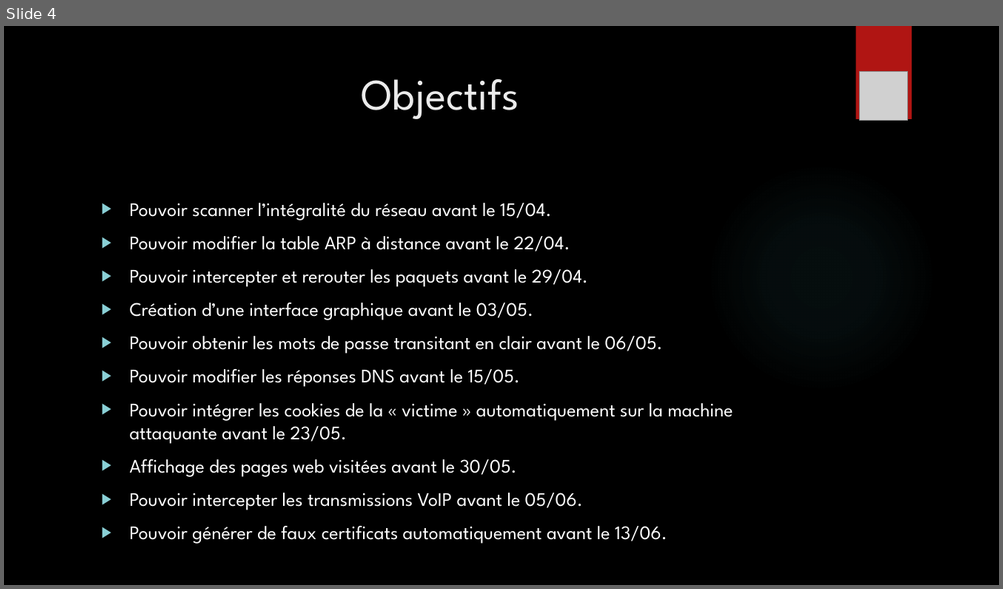
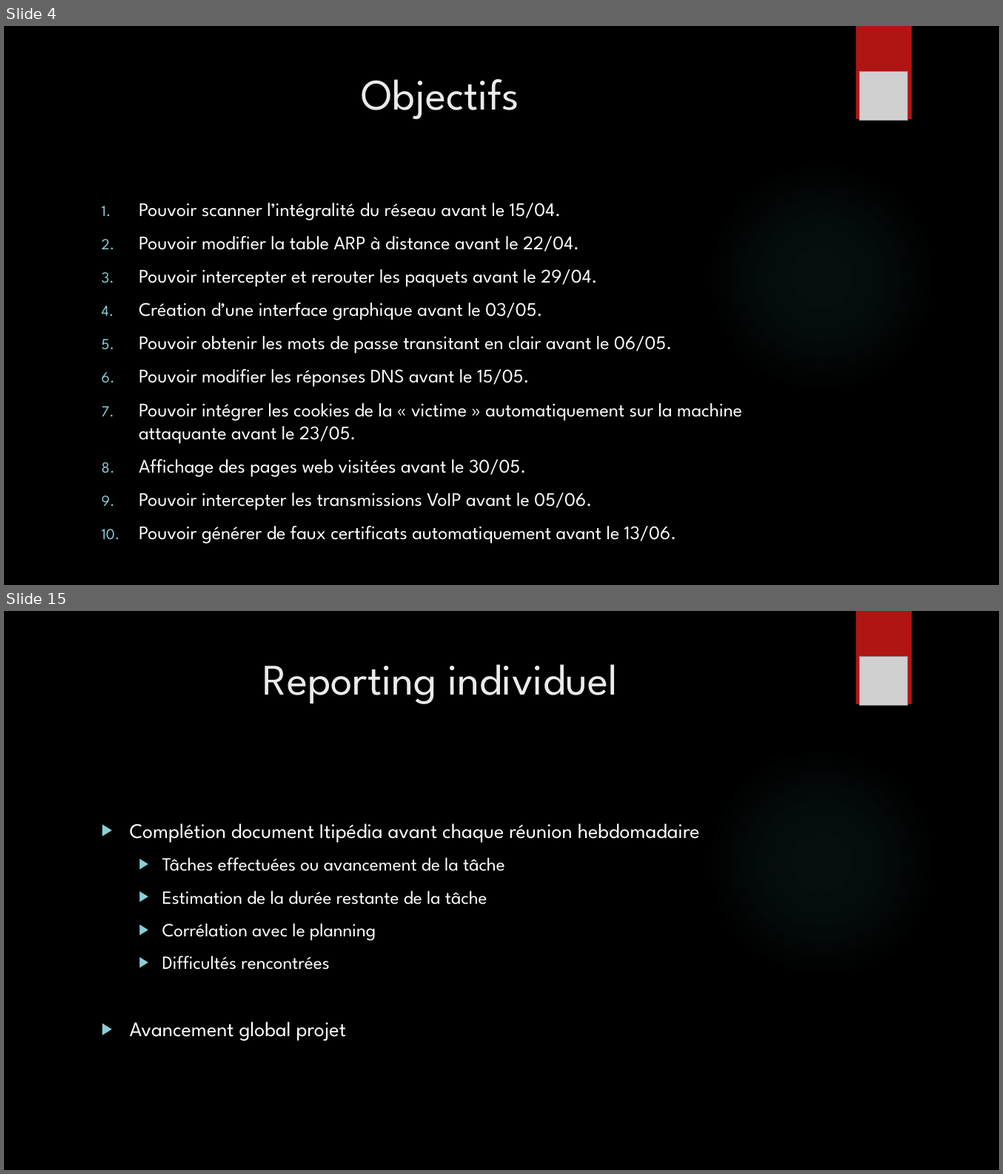
Before and after one commit to Inpeel/SITM, a slide deck: Avant-Projet/Stalker In The Middle.pptx. Shown one above the other, each under a label of ours: slide 4 before the commit, slides 4 and 15 after it; the slides between them are not shown. The pictures are 1003x589 and 1003x1174 pixels, drawn with LibreOffice and Linux fonts; fonts in the diff are those of the drawing; grey boxes stand for pictures; background and template pictures are left out. Boxes give left, top, right and bottom in pixels: in the first picture for what was removed or moved away, otherwise in the second. Text is boxed around its words. In the diff, an @@ line names an element or a change of style, - is before the commit and + after.

Commit message:
powerpoint: finalisation, correction fautes après réunion de lancement
charte: corrections fautes

```diff
--- a/Avant-Projet/Stalker In The Middle.pptx
+++ b/Avant-Projet/Stalker In The Middle.pptx
@@ slide 15 added at bbox=[4, 611, 999, 1170], background picture (left out); not listed: 2 template elements that a slide beside it also shows @@
@@ title added at bbox=[263, 664, 617, 704], 42 pt, text #EBEBEB @@
+Reporting individuel
@@ picture added at bbox=[859, 657, 908, 705] @@
@@ text added at bbox=[130, 823, 700, 1041], 18 pt, text #FFFFFF @@
+▶ Complétion document Itipédia avant chaque réunion hebdomadaire
+  ▶ Tâches effectuées ou avancement de la tâche
+  ▶ Estimation de la durée restante de la tâche
+  ▶ Corrélation avec le planning
+  ▶ Difficultés rencontrées
+▶ Avancement global projet
@@ slide 4 changed as well @@
@@ text "Pouvoir scanner l’intégralité du réseau ..." at bbox=[139, 203, 742, 544]: bullet ▶ to 1. @@
```
Also in this commit, not shown: 2 other slides changed, 14 other slides added, 5 slides removed, 1 other file.
